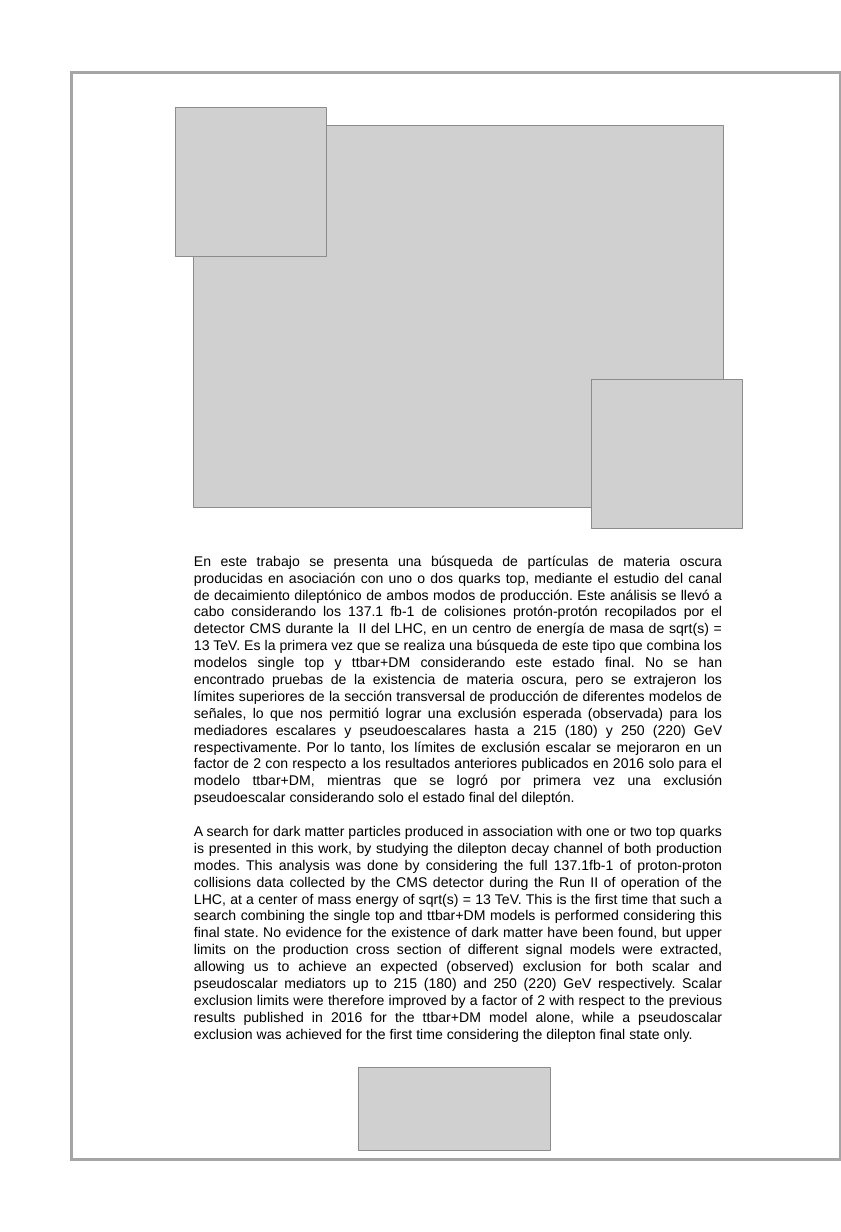
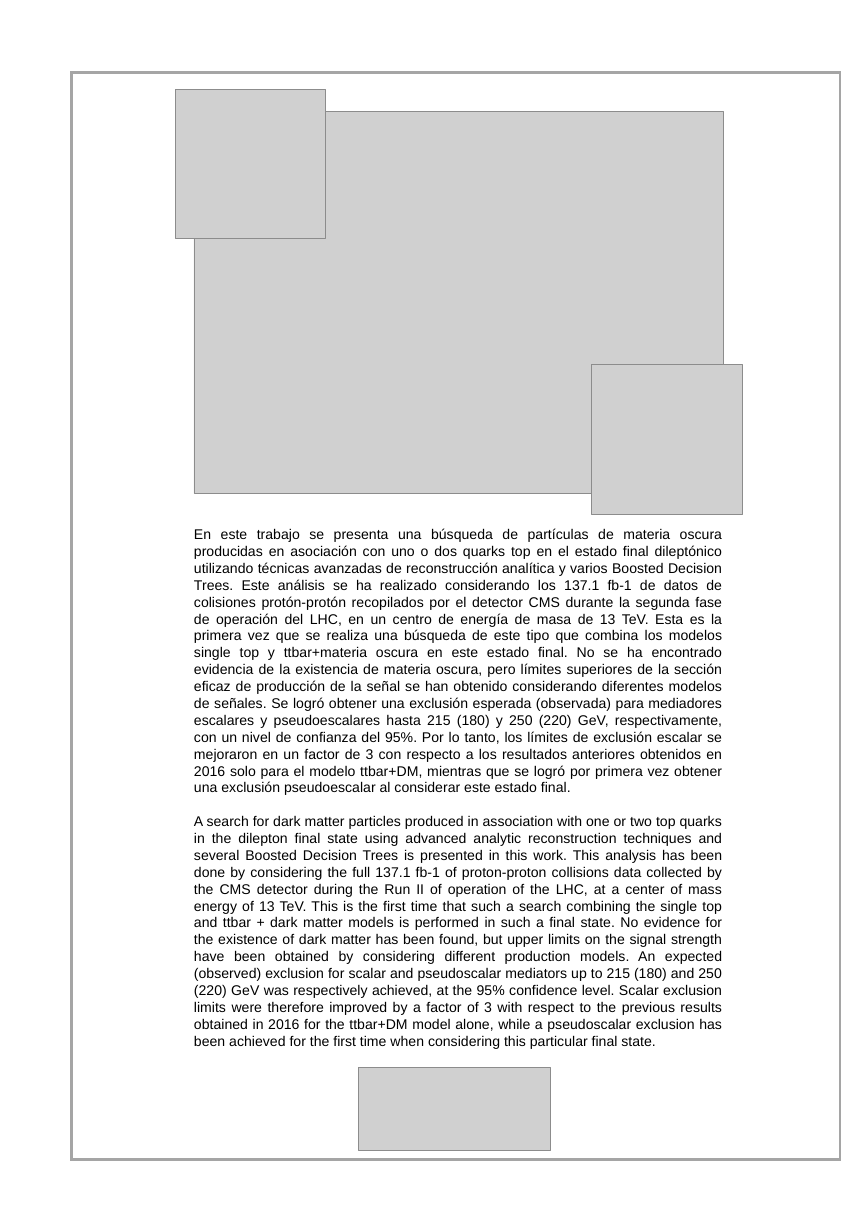
Before and after one commit to cedricpri/PhDThesis, a slide deck: slide 3 of CubiertaTesisA4_general.pptx. Drawn at 841x1232 pixels with LibreOffice and Linux fonts; fonts in the diff are those of the drawing; grey boxes stand for pictures. Boxes give left, top, right and bottom in pixels: in the first picture for what was removed or moved away, otherwise in the second. Text is boxed around its words. In the diff, an @@ line names an element or a change of style, - is before the commit and + after.

```diff
--- a/CubiertaTesisA4_general.pptx
+++ b/CubiertaTesisA4_general.pptx
@@ picture: place and size @@
-picture at box(175, 107, 326, 256)
+picture at box(175, 89, 326, 239)
@@ picture: place and size @@
-picture at box(194, 126, 724, 508)
+picture at box(194, 111, 724, 494)
@@ picture: place and size @@
-picture at box(591, 380, 742, 529)
+picture at box(591, 365, 742, 514)
@@ text at box(194, 528, 722, 1049): text changed @@
-En este trabajo se presenta una búsqueda de partículas de materia oscura producidas en asociación con uno o dos quarks top, mediante el estudio del canal de decaimiento dileptónico de ambos modos de producción. Este análisis se llevó a cabo considerando los 137.1 fb-1 de colisiones protón-protón recopilados por el detector CMS durante la II del LHC, en un centro de energía de masa de sqrt(s) = 13 TeV. Es la primera vez que se realiza una búsqueda de este tipo que combina los modelos single top y ttbar+DM considerando este estado final. No se han encontrado pruebas de la existencia de materia oscura, pero se extrajeron los límites superiores de la sección transversal de producción de diferentes modelos de señales, lo que nos permitió lograr una exclusión esperada (observada) para los mediadores escalares y pseudoescalares hasta a 215 (180) y 250 (220) GeV respectivamente. Por lo tanto, los límites de exclusión escalar se mejoraron en un factor de 2 con respecto a los resultados anteriores publicados en 2016 solo para el modelo ttbar+DM, mientras que se logró por primera vez una exclusión pseudoescalar considerando solo el estado final del dileptón.
-A search for dark matter particles produced in association with one or two top quarks is presented in this work, by studying the dilepton decay channel of both production modes. This analysis was done by considering the full 137.1fb-1 of proton-proton collisions data collected by the CMS detector during the Run II of operation of the LHC, at a center of mass energy of sqrt(s) = 13 TeV. This is the first time that such a search combining the single top and ttbar+DM models is performed considering this final state. No evidence for the existence of dark matter have been found, but upper limits on the production cross section of different signal models were extracted, allowing us to achieve an expected (observed) exclusion for both scalar and pseudoscalar mediators up to 215 (180) and 250 (220) GeV respectively. Scalar exclusion limits were therefore improved by a factor of 2 with respect to the previous results published in 2016 for the ttbar+DM model alone, while a pseudoscalar exclusion was achieved for the first time considering the dilepton final state only.
+En este trabajo se presenta una búsqueda de partículas de materia oscura producidas en asociación con uno o dos quarks top en el estado final dileptónico utilizando técnicas avanzadas de reconstrucción analítica y varios Boosted Decision Trees. Este análisis se ha realizado considerando los 137.1 fb-1 de datos de colisiones protón-protón recopilados por el detector CMS durante la segunda fase de operación del LHC, en un centro de energía de masa de 13 TeV. Esta es la primera vez que se realiza una búsqueda de este tipo que combina los modelos single top y ttbar+materia oscura en este estado final. No se ha encontrado evidencia de la existencia de materia oscura, pero límites superiores de la sección eficaz de producción de la señal se han obtenido considerando diferentes modelos de señales. Se logró obtener una exclusión esperada (observada) para mediadores escalares y pseudoescalares hasta 215 (180) y 250 (220) GeV, respectivamente, con un nivel de confianza del 95%. Por lo tanto, los límites de exclusión escalar se mejoraron en un factor de 3 con respecto a los resultados anteriores obtenidos en 2016 solo para el modelo ttbar+DM, mientras que se logró por primera vez obtener una exclusión pseudoescalar al considerar este estado final.
+A search for dark matter particles produced in association with one or two top quarks in the dilepton final state using advanced analytic reconstruction techniques and several Boosted Decision Trees is presented in this work. This analysis has been done by considering the full 137.1 fb-1 of proton-proton collisions data collected by the CMS detector during the Run II of operation of the LHC, at a center of mass energy of 13 TeV. This is the first time that such a search combining the single top and ttbar + dark matter models is performed in such a final state. No evidence for the existence of dark matter has been found, but upper limits on the signal strength have been obtained by considering different production models. An expected (observed) exclusion for scalar and pseudoscalar mediators up to 215 (180) and 250 (220) GeV was respectively achieved, at the 95% confidence level. Scalar exclusion limits were therefore improved by a factor of 3 with respect to the previous results obtained in 2016 for the ttbar+DM model alone, while a pseudoscalar exclusion has been achieved for the first time when considering this particular final state.
```
Also in this commit, not shown: 3 other files.
